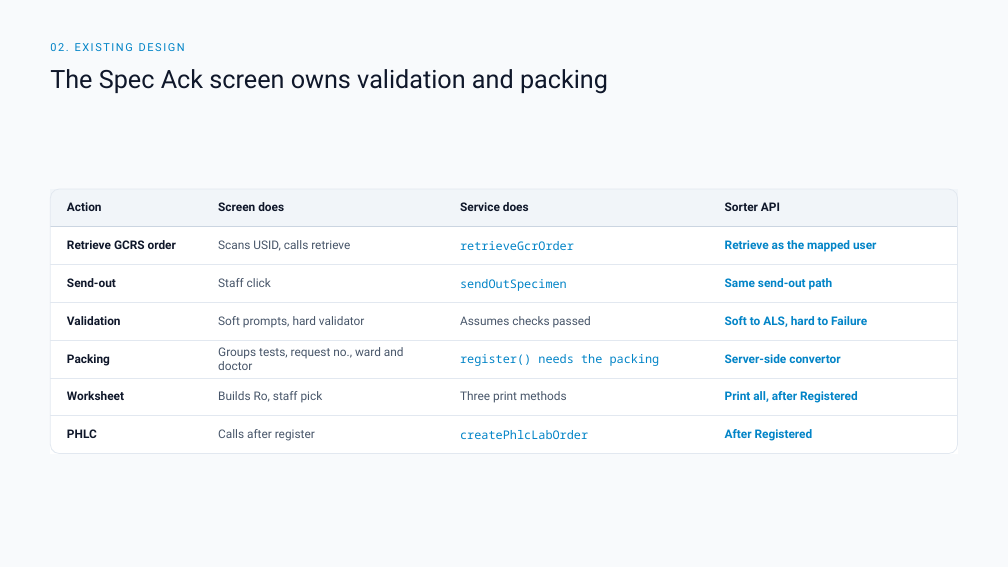
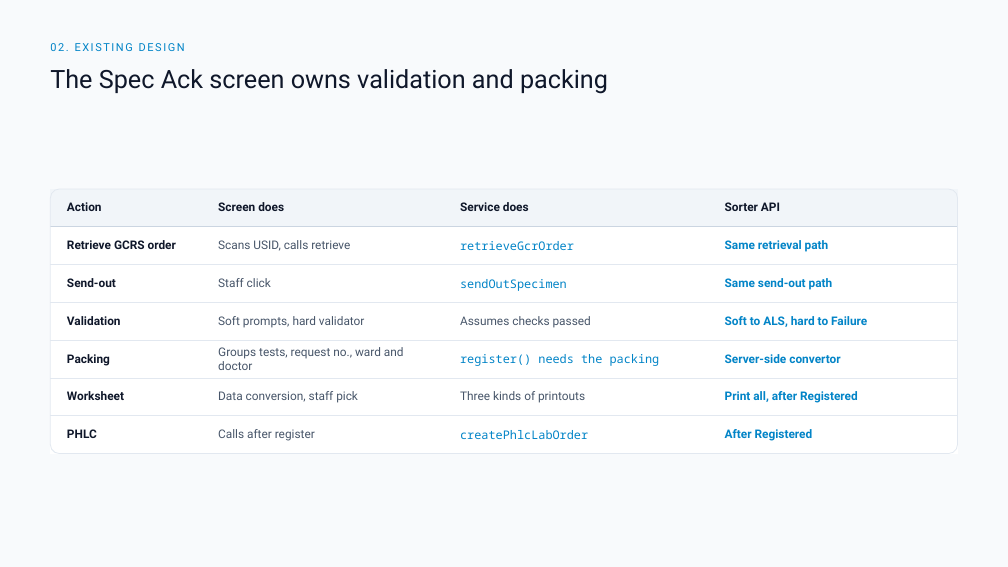
Before and after one commit to DragonChong/HA-Notes, a slide deck: slide 4 of SDLC/Projects/TMP-specimen-sorter-api — Specimen Sorter API/assets/Specimen Sorter API v3.pptx. Drawn at 1008x567 pixels with LibreOffice and Linux fonts; fonts in the diff are those of the drawing. Boxes give left, top, right and bottom in pixels: in the first picture for what was removed or moved away, otherwise in the second. Text is boxed around its words. In the diff, an @@ line names an element or a change of style, - is before the commit and + after.

```diff
--- a/SDLC/Projects/TMP-specimen-sorter-api — Specimen Sorter API/assets/Specimen Sorter API v3.pptx
+++ b/SDLC/Projects/TMP-specimen-sorter-api — Specimen Sorter API/assets/Specimen Sorter API v3.pptx
@@ table at (51,189,958,445) @@
-row 2, column 4: Retrieve as the mapped user
+row 2, column 4: Same retrieval path
-row 6, column 2: Builds Ro, staff pick
+row 6, column 2: Data conversion, staff pick
-row 6, column 3: Three print methods
+row 6, column 3: Three kinds of printouts
```
Also in this commit, not shown: 3 other slides changed, 3 other files.
